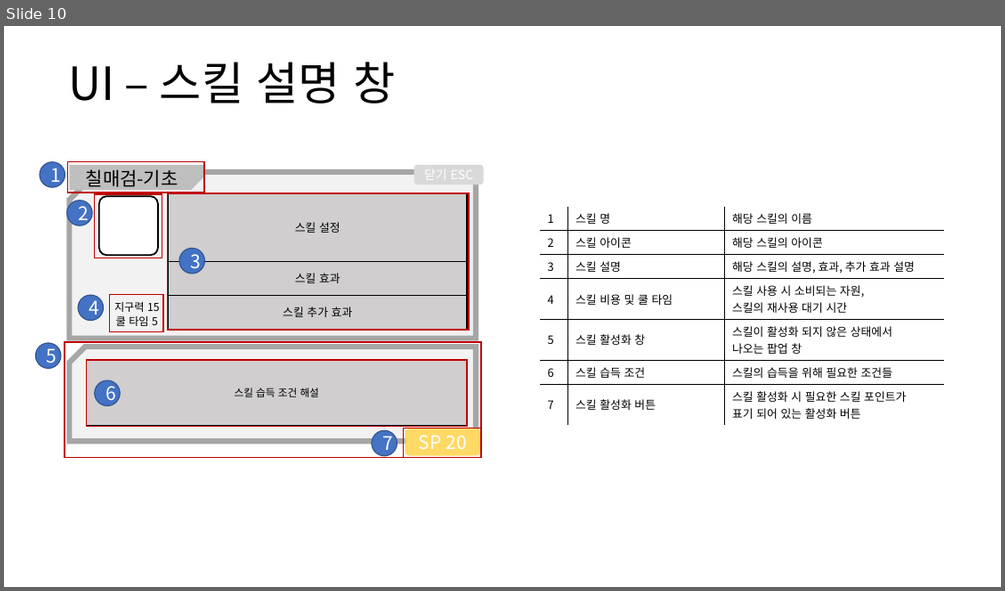
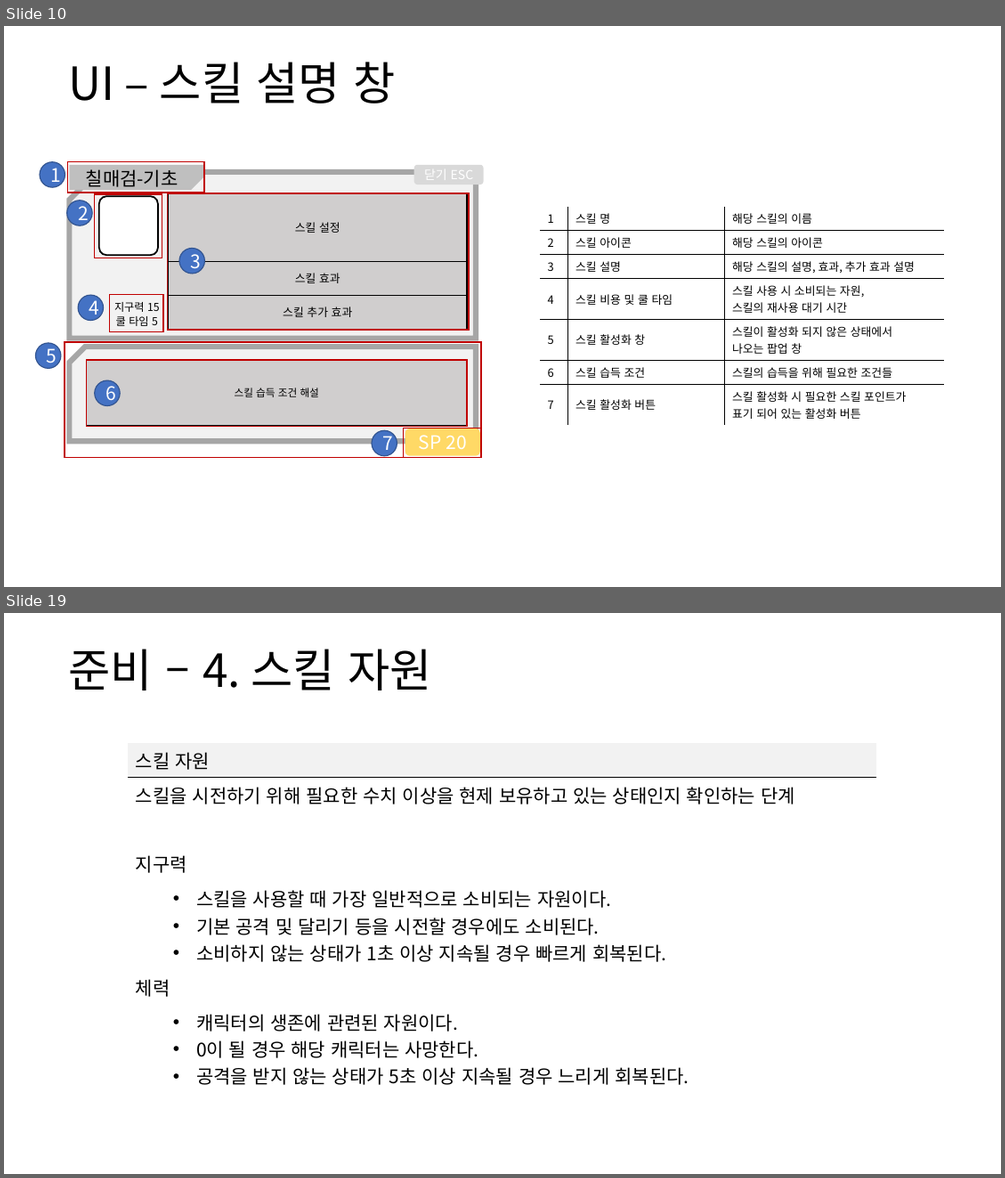
Before and after one commit to yjk0401/unityenginebasic_9th, a slide deck: 기획/방랑엽사전/스킬 시스템 기획서.pptx. Shown one above the other, each under a label of ours: slide 10 before the commit, slides 10 and 19 after it; the slides between them are not shown. The pictures are 1005x591 and 1005x1178 pixels, drawn with LibreOffice and Linux fonts; fonts in the diff are those of the drawing. Boxes give left, top, right and bottom in pixels: in the first picture for what was removed or moved away, otherwise in the second. Text is boxed around its words. In the diff, an @@ line names an element or a change of style, - is before the commit and + after.

```diff
--- a/기획/방랑엽사전/스킬 시스템 기획서.pptx
+++ b/기획/방랑엽사전/스킬 시스템 기획서.pptx
@@ slide 19 added at bbox=[4, 613, 1001, 1174], background #FFFFFF @@
@@ text added at bbox=[68, 649, 431, 690], 44 pt, text #000000 @@
+준비 – 4. 스킬 자원
@@ table added at bbox=[128, 743, 877, 1088], 7 rows, 1 columns @@
+스킬 자원
+스킬을 시전하기 위해 필요한 수치 이상을 현제 보유하고 있는 상태인지 확인하는 단계
+
+지구력
+스킬을 사용할 때 가장 일반적으로 소비되는 자원이다. / 기본 공격 및 달리기 등을 시전할 경우에도 소비된다. / 소비하지 않는 상태가 1초 이상 지속될 경우 빠르게 회복된다.
+체력
+캐릭터의 생존에 관련된 자원이다. / 0이 될 경우 해당 캐릭터는 사망한다. / 공격을 받지 않는 상태가 5초 이상 지속될 경우 느리게 회복된다.
```
Also in this commit, not shown: 2 slides changed, 13 other slides added, 11 other files.
